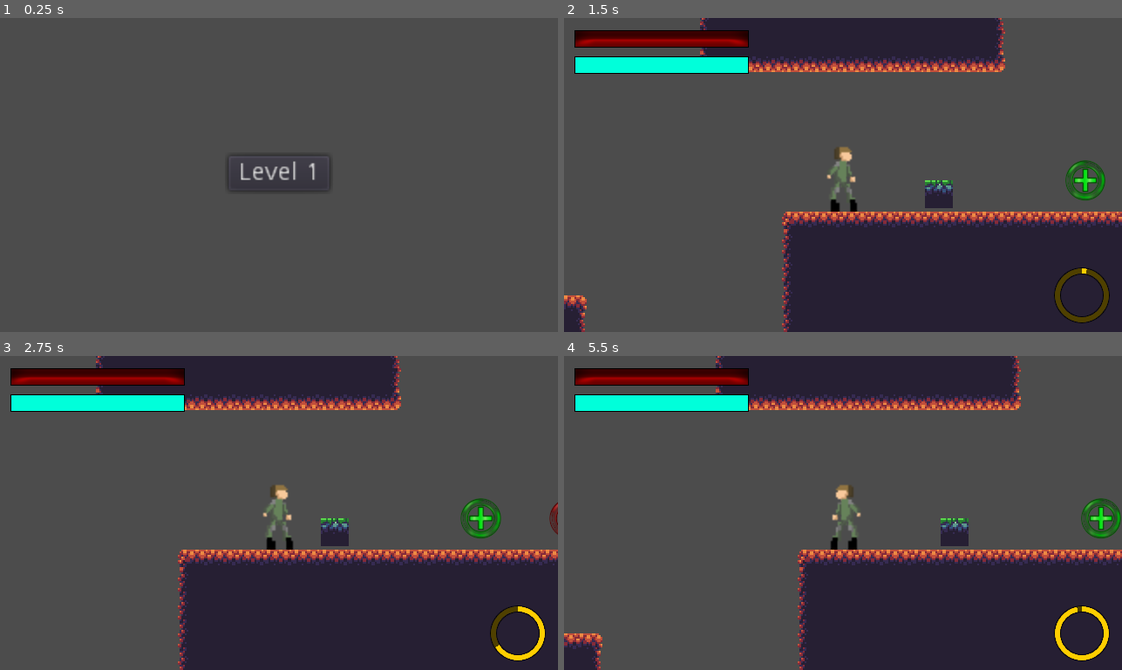
Above: before the commit, frames 1-4 (two rows, left to right).
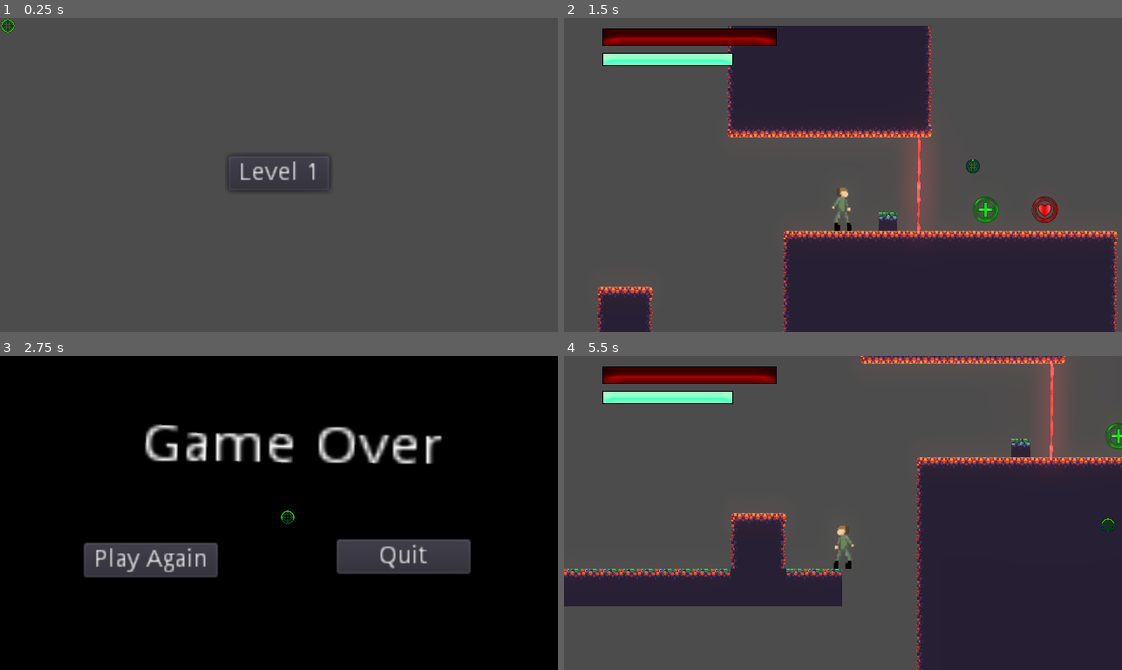
Above: after the commit, the same moments.

Repository: Zoofule/COM_419
Game: Godot game, scene res://Levels/MainScene.tscn
Same seed, same stepped clock (60 frames per second), same inputs: the game is played once before the commit and once after it.
Inputs (mouse positions are in pixels of both pictures, inside the frame that each line leads up to):
- Up to frame 1 (0.25 s): no input
- Up to frame 2 (1.5 s): click "Level 1" at 0.5 s; tap Enter at 1.25 s; move the mouse to (965, 159) at 1.27 s; hold Right (ui_right) from 1.28 s (still down); click (965, 159) at 1.35 s
- Up to frame 3 (2.75 s): tap Up (ui_up) at 1.52 s; release Right (ui_right) at 2 s; drag from (167, 528) to (279, 509) at 2.02 s
- Up to frame 4 (5.5 s): click (714, 560) at 2.75 s, where only the run after the commit has a clickable "Play Again"; click (843, 509) at 3.5 s, where only the run after the commit has a clickable "Level 1"; move the mouse to (898, 443) at 4.27 s; hold Left (ui_left) 4.28-5 s; hold Z (attack) 4.28-5 s; click (898, 443) at 4.55 s; drag from (815, 575) to (1099, 519) at 5.02 s

The runs differ from the first frame. In frame 1, less than 0.1% of the frame differs, in the area x 0-3%, y 0-5%; in frame 2, 27%; in frame 3, 95%, in the area x 0-100%, y 0-100%; in frame 4, 42%.

Commit message:
Commit 1/7/2023
updates

Diff:
--- /dev/null
+++ b/LazerBeam.gd
@@ -0,0 +1,36 @@
+extends RayCast2D
+
+var isCasting := false setget set_is_casting
+export var humanDamage = 1.0
+export var mechDamage = 0.5
+var damage = [humanDamage,mechDamage]
+
+func _physics_process(delta):
+	var castPoint := cast_to
+	force_raycast_update()
+
+	if is_colliding():
+		castPoint = to_local(get_collision_point())
+		if get_collider().is_in_group("Player"):
+			get_collider().damage([1,0.5])
+		castPoint.x -= 5
+	$Line2D.points[1] = castPoint
+	castPoint.length() * 0.5
+
+func set_is_casting(cast : bool) -> void:
+	isCasting = cast
+	if isCasting:
+		appear()
+	else:
+		disappear()
+	set_physics_process(isCasting)
+
+func appear() -> void:
+	$Tween.stop_all()
+	$Tween.interpolate_property($Line2D, "width", 0, 10.0, 0.2)
+	$Tween.start()
+
+func disappear() -> void:
+	$Tween.stop_all()
+	$Tween.interpolate_property($Line2D, "width", 10.0, 0, 0.1)
+	$Tween.start()
--- /dev/null
+++ b/LazerBeam.tres
@@ -0,0 +1,91 @@
+[gd_resource type="ShaderMaterial" load_steps=8 format=2]
+
+[sub_resource type="Shader" id=7]
+code = "shader_type canvas_item;
+uniform sampler2D NOISE_PATTERN1;
+uniform sampler2D NOISE_PATTERN2;
+uniform sampler2D TRANSPARENCY_VARIATION;
+uniform vec2 scroll1 = vec2(-1.0, 0);
+uniform vec2 scroll2 = vec2(-0.2, 0);
+
+uniform vec4 color1 : hint_color;
+uniform vec4 color2 : hint_color;
+uniform float colorMixFactor : hint_range(0, 10) = 1;
+uniform float glowFactor = 2.5;
+
+
+
+uniform float speed : hint_range(0.0, 1.0) = 0.5;
+uniform float xStretch = 1.0;
+uniform float yStretch = 0.1;
+
+uniform float minAlpha = 0.3;
+
+uniform float lazerSize : hint_range(0.0, 1.0) = 0.5;
+uniform float wobbliness : hint_range(0, 1) = 0.1;
+
+void fragment(){
+	vec2 stretchedUV = UV;
+	stretchedUV.x *= xStretch;
+	stretchedUV.y *= yStretch;
+
+	float intensity1 = textureLod(NOISE_PATTERN1, stretchedUV + TIME * scroll1 * speed, 0.0).r;
+	float intensity2 = textureLod(NOISE_PATTERN2, stretchedUV + TIME * scroll2 * speed, 0.0).r;
+	float intensity  = intensity1 * intensity2;
+
+	float centrality = (1.0 - abs(UV.y - 0.5)) * 0.5;
+	if (wobbliness * intensity + (1.0 - wobbliness) * centrality > 1.0 - lazerSize){
+		intensity *= centrality;
+		COLOR = mix(color1, color2, clamp(intensity * colorMixFactor, 0.0, 1.0)) * glowFactor;
+
+		float alpha = textureLod(TRANSPARENCY_VARIATION, stretchedUV + TIME * scroll1 * speed, 0.0).r;
+		COLOR.a = minAlpha + alpha * (1.0 - minAlpha);
+	}
+
+}
+
+
+"
+
+[sub_resource type="OpenSimplexNoise" id=8]
+period = 58.5
+persistence = 0.338
+lacunarity = 4.0
+
+[sub_resource type="NoiseTexture" id=9]
+seamless = true
+bump_strength = 7.3
+noise = SubResource( 8 )
+
+[sub_resource type="OpenSimplexNoise" id=10]
+period = 49.6
+persistence = 0.488
+lacunarity = 0.95
+
+[sub_resource type="NoiseTexture" id=11]
+seamless = true
+noise = SubResource( 10 )
+
+[sub_resource type="OpenSimplexNoise" id=14]
+
+[sub_resource type="NoiseTexture" id=15]
+seamless = true
+noise = SubResource( 14 )
+
+[resource]
+shader = SubResource( 7 )
+shader_param/scroll1 = Vector2( -1, 0 )
+shader_param/scroll2 = Vector2( -0.2, 0 )
+shader_param/color1 = Color( 1, 0, 0, 1 )
+shader_param/color2 = Color( 1, 1, 1, 1 )
+shader_param/colorMixFactor = 0.722
+shader_param/glowFactor = 4.327
+shader_param/speed = 0.85
+shader_param/xStretch = 1.143
+shader_param/yStretch = 0.1
+shader_param/minAlpha = 0.399
+shader_param/lazerSize = 0.591
+shader_param/wobbliness = 0.17
+shader_param/NOISE_PATTERN1 = SubResource( 9 )
+shader_param/NOISE_PATTERN2 = SubResource( 11 )
+shader_param/TRANSPARENCY_VARIATION = SubResource( 15 )
--- /dev/null
+++ b/LazerBeam.tscn
@@ -0,0 +1,69 @@
+[gd_scene load_steps=11 format=2]
+
+[ext_resource path="res://LazerBeam.gd" type="Script" id=1]
+[ext_resource path="res://LazerBeam.tres" type="Material" id=2]
+
+[sub_resource type="GradientTexture" id=13]
+
+[sub_resource type="Gradient" id=1]
+offsets = PoolRealArray( 0, 0.0129032, 0.709677, 0.987097 )
+colors = PoolColorArray( 0, 0, 0, 1, 1, 1, 1, 1, 1, 1, 1, 1, 1, 1, 1, 0 )
+
+[sub_resource type="GradientTexture" id=2]
+gradient = SubResource( 1 )
+
+[sub_resource type="Curve" id=3]
+_data = [ Vector2( 0, 1 ), 0.0, 0.0, 0, 0, Vector2( 0.533708, 1 ), 0.0, 0.0, 0, 0, Vector2( 1, 0.0147727 ), 0.728911, 0.0, 0, 0 ]
+
+[sub_resource type="CurveTexture" id=4]
+curve = SubResource( 3 )
+
+[sub_resource type="ParticlesMaterial" id=5]
+lifetime_randomness = 0.3
+emission_shape = 4
+emission_point_count = 1
+flag_disable_z = true
+gravity = Vector3( 0, 0, 0 )
+initial_velocity = 120.0
+orbit_velocity = 0.0
+orbit_velocity_random = 0.0
+scale_curve = SubResource( 4 )
+color_ramp = SubResource( 2 )
+
+[sub_resource type="ViewportTexture" id=6]
+
+[sub_resource type="Environment" id=16]
+background_mode = 4
+glow_enabled = true
+glow_intensity = 7.73
+glow_strength = 0.53
+glow_hdr_threshold = 0.0
+glow_hdr_luminance_cap = 18.06
+glow_hdr_scale = 0.36
+glow_bicubic_upscale = true
+
+[node name="LazerBeam" type="RayCast2D"]
+cast_to = Vector2( 1000, 0 )
+collision_mask = 3
+script = ExtResource( 1 )
+
+[node name="Tween" type="Tween" parent="."]
+
+[node name="Line2D" type="Line2D" parent="."]
+material = ExtResource( 2 )
+rotation = 0.00865236
+points = PoolVector2Array( 0, 0, 50, 0 )
+default_color = Color( 1, 0, 0, 0 )
+texture = SubResource( 13 )
+texture_mode = 2
+joint_mode = 2
+begin_cap_mode = 2
+end_cap_mode = 2
+round_precision = 7
+
+[node name="Particles2D" type="Particles2D" parent="."]
+process_material = SubResource( 5 )
+texture = SubResource( 6 )
+
+[node name="WorldEnvironment" type="WorldEnvironment" parent="."]
+environment = SubResource( 16 )
--- a/Levels/MainScene.tscn
+++ b/Levels/MainScene.tscn
@@ -106,9 +106,6 @@
 
 [node name="Main2D" type="Node2D" parent="."]
 
-[node name="Camera2D" type="Camera2D" parent="Main2D"]
-position = Vector2( 160, 90 )
-
 [node name="GrappleCooldownTimer" type="Timer" parent="."]
 wait_time = 2.0
 one_shot = true
--- a/Levels/Pause.gd
+++ b/Levels/Pause.gd
@@ -5,10 +5,15 @@
 		var pauseState = not get_tree().paused
 		get_tree().paused = pauseState
 		visible = pauseState
+		if(pauseState):
+			Input.set_mouse_mode(Input.MOUSE_MODE_VISIBLE)
+		else:
+			Input.set_mouse_mode(Input.MOUSE_MODE_HIDDEN)
 
 
 func _on_resume_pressed():
 	get_tree().paused = false
+	Input.set_mouse_mode(Input.MOUSE_MODE_HIDDEN)
 	visible = false
 
 
--- a/Levels/StageOne.tscn
+++ b/Levels/StageOne.tscn
@@ -9,6 +9,7 @@
 [ext_resource path="res://prefab/ChargePickup.tscn" type="PackedScene" id=7]
 [ext_resource path="res://prefab/Turret.tscn" type="PackedScene" id=8]
 [ext_resource path="res://prefab/SmallMovableBlock.tscn" type="PackedScene" id=9]
+[ext_resource path="res://LazerBeam.tscn" type="PackedScene" id=10]
 
 [sub_resource type="RectangleShape2D" id=1]
 extents = Vector2( 1100, 70 )
@@ -59,4 +60,8 @@
 [node name="SmallMovableBlock" parent="." instance=ExtResource( 9 )]
 position = Vector2( 442, 22 )
 
+[node name="LazerBeam" parent="." instance=ExtResource( 10 )]
+position = Vector2( 469, -44 )
+rotation = 1.5708
+
 [connection signal="area_entered" from="deathPit" to="player" method="death"]
--- a/prefab/Camera2D.gd
+++ b/prefab/Camera2D.gd
@@ -3,10 +3,25 @@
 
 
 var facing = 0
-var targetNode
+export (NodePath) var targetPath = null
+var target
 var dragging = false
 var mouseStartPos
 var screenStartPos
+var lerpSpeed = 0.01
+onready var top = $"../posTop"
+onready var bottom = $"../posBottom"
+onready var left = $"../posLeft"
+onready var right = $"../posRight"
+
+func _ready():
+	target = get_node(targetPath)
+
+
+func _process(delta):
+	_set_camera_limits()
+	if(!dragging && target != null):
+		self.global_position = lerp(self.global_position, target.global_position, lerpSpeed)
 
 
 func _input(event):
@@ -19,3 +34,13 @@
 			dragging = false
 	elif event is InputEventMouseMotion and dragging:
 		position = zoom * (mouseStartPos - event.position) + screenStartPos
+
+
+
+func _set_camera_limits():
+	var x = get_viewport_rect().size.x*zoom.x
+	var y = get_viewport_rect().size.y*zoom.y
+	limit_bottom = top.global_position.y + y - offset_v
+	limit_top = bottom.global_position.y - y + offset_v
+	limit_left = right.global_position.x - x + offset_h
+	limit_right = left.global_position.x + x - offset_h
--- a/prefab/ChargeBar.tscn
+++ b/prefab/ChargeBar.tscn
@@ -16,8 +16,9 @@
 margin_bottom = -130.0
 size_flags_horizontal = 5
 size_flags_vertical = 5
+value = 50.0
 texture_under = ExtResource( 2 )
 texture_over = ExtResource( 1 )
 texture_progress = ExtResource( 2 )
-tint_under = Color( 0.164706, 0.282353, 0.286275, 1 )
-tint_progress = Color( 0, 1, 0.858824, 1 )
+tint_under = Color( 0.164706, 0.286275, 0.196078, 1 )
+tint_progress = Color( 0.780392, 1, 0.776471, 1 )
--- a/prefab/HUD.tscn
+++ b/prefab/HUD.tscn
@@ -1,9 +1,10 @@
-[gd_scene load_steps=5 format=2]
+[gd_scene load_steps=6 format=2]
 
 [ext_resource path="res://prefab/HealthBar.tscn" type="PackedScene" id=1]
 [ext_resource path="res://prefab/ChargeBar.tscn" type="PackedScene" id=2]
 [ext_resource path="res://prefab/CircleProgressBar.tscn" type="PackedScene" id=3]
 [ext_resource path="res://prefab/CircleProgressBar.gd" type="Script" id=4]
+[ext_resource path="res://prefab/mouseCursor.tscn" type="PackedScene" id=5]
 
 [node name="HUD" type="Node2D"]
 
@@ -14,21 +15,34 @@
 anchor_top = 0.04
 anchor_right = 0.02
 anchor_bottom = 0.04
-margin_right = 500.0
-margin_bottom = 50.0
+margin_left = 15.6
+margin_top = -1.2
+margin_right = 515.6
+margin_bottom = 48.8
 rect_scale = Vector2( 0.2, 0.2 )
 
 [node name="HealthBar2" parent="CanvasLayer" instance=ExtResource( 2 )]
 anchor_left = 0.02
 anchor_top = 0.12
+margin_left = 15.6
+margin_top = -1.6
+margin_right = 202.0
+margin_bottom = -107.0
+rect_scale = Vector2( 0.15, 0.15 )
+
+[node name="ChargeUseRate" parent="CanvasLayer" instance=ExtResource( 2 )]
+visible = false
+modulate = Color( 0.12549, 0.364706, 1, 1 )
+show_behind_parent = true
+anchor_left = 0.02
+anchor_top = 0.12
+margin_left = -0.4
+margin_top = 85.4
+margin_right = 181.0
+margin_bottom = -23.0
+rect_rotation = -89.9305
 rect_scale = Vector2( 0.2, 0.2 )
-
-[node name="GrappleCooldownPB" parent="CanvasLayer" instance=ExtResource( 3 )]
-margin_left = 281.0
-margin_top = 143.0
-margin_right = 345.0
-margin_bottom = 207.0
-rect_scale = Vector2( 0.5, 0.5 )
+script = null
 
 [node name="MechHoverTimer" parent="CanvasLayer" instance=ExtResource( 3 )]
 margin_left = 249.0
@@ -40,3 +54,5 @@
 tint_under = Color( 0.313726, 0, 0.192157, 1 )
 tint_progress = Color( 0.552941, 0, 0, 1 )
 script = ExtResource( 4 )
+
+[node name="mouse" parent="CanvasLayer" instance=ExtResource( 5 )]
--- a/prefab/HealthBar.tscn
+++ b/prefab/HealthBar.tscn
@@ -16,6 +16,7 @@
 margin_bottom = -130.0
 size_flags_horizontal = 5
 size_flags_vertical = 5
+value = 50.0
 texture_under = ExtResource( 2 )
 texture_over = ExtResource( 1 )
 texture_progress = ExtResource( 2 )
--- a/prefab/SmallMovableBlock.tscn
+++ b/prefab/SmallMovableBlock.tscn
@@ -6,12 +6,15 @@
 [sub_resource type="RectangleShape2D" id=1]
 extents = Vector2( 9, 9 )
 
+[sub_resource type="RectangleShape2D" id=2]
+extents = Vector2( 9, 9 )
+
+[sub_resource type="RectangleShape2D" id=3]
+extents = Vector2( 8, 8 )
+
 [node name="SmallMovableBlock" type="KinematicBody2D" groups=["movableBlock"]]
-collision_layer = 128
+collision_layer = 129
 script = ExtResource( 2 )
-
-[node name="CollisionShape2D" type="CollisionShape2D" parent="."]
-shape = SubResource( 1 )
 
 [node name="Sprite" type="Sprite" parent="."]
 texture = ExtResource( 1 )
@@ -27,9 +30,12 @@
 
 [node name="stopMovement" type="Area2D" parent="." groups=["MovableBlock"]]
 collision_layer = 0
-collision_mask = 2
+collision_mask = 18
 
 [node name="CollisionShape2D" type="CollisionShape2D" parent="stopMovement"]
-shape = SubResource( 1 )
+shape = SubResource( 2 )
+
+[node name="CollisionShape2D" type="CollisionShape2D" parent="."]
+shape = SubResource( 3 )
 
 [connection signal="body_entered" from="stopMovement" to="." method="_on_stopMovement_body_entered"]
--- a/prefab/Turret.gd
+++ b/prefab/Turret.gd
@@ -3,7 +3,7 @@
 signal startTimer()
 
 export var rotateSpeed := 90.0
-onready var ray = $pointer/RayCast2D
+onready var ray = $pointer/LazerBeam
 onready var pointer = $pointer
 onready var shotPosition = $pointer/Position2D
 onready var shotTimer = $shotTimer
--- a/prefab/Turret.tscn
+++ b/prefab/Turret.tscn
@@ -1,8 +1,9 @@
-[gd_scene load_steps=8 format=2]
+[gd_scene load_steps=9 format=2]
 
 [ext_resource path="res://textures/Sentry_alert.png" type="Texture" id=1]
 [ext_resource path="res://textures/Sentry_searching.png" type="Texture" id=2]
 [ext_resource path="res://prefab/Turret.gd" type="Script" id=3]
+[ext_resource path="res://LazerBeam.tscn" type="PackedScene" id=4]
 
 [sub_resource type="RectangleShape2D" id=1]
 extents = Vector2( 11.5, 15 )
@@ -112,12 +113,6 @@
 collision_mask = 0
 script = ExtResource( 3 )
 
-[node name="AlertSprite" type="Sprite" parent="."]
-visible = false
-texture = ExtResource( 1 )
-hframes = 3
-vframes = 4
-
 [node name="CollisionShape2D" type="CollisionShape2D" parent="."]
 visible = false
 position = Vector2( -1.5, 0 )
@@ -135,19 +130,22 @@
 
 [node name="pointer" type="Node2D" parent="."]
 
-[node name="RayCast2D" type="RayCast2D" parent="pointer"]
-position = Vector2( 0, -7 )
-enabled = true
-cast_to = Vector2( -300, 0 )
-collision_mask = 17
-collide_with_areas = true
+[node name="Position2D" type="Position2D" parent="pointer"]
+position = Vector2( -18, -7.5 )
 
-[node name="Position2D" type="Position2D" parent="pointer"]
-position = Vector2( -11, -7 )
+[node name="LazerBeam" parent="pointer" instance=ExtResource( 4 )]
+position = Vector2( -18, -7.5 )
+rotation = 3.14159
 
 [node name="shotTimer" type="Timer" parent="."]
 wait_time = 0.5
 one_shot = true
 
+[node name="AlertSprite" type="Sprite" parent="."]
+visible = false
+texture = ExtResource( 1 )
+hframes = 3
+vframes = 4
+
 [connection signal="startTimer" from="." to="shotTimer" method="start"]
 [connection signal="timeout" from="shotTimer" to="." method="_on_shotTimer_timeout"]
--- /dev/null
+++ b/prefab/mouseCursor.gd
@@ -0,0 +1,8 @@
+extends Node2D
+
+func _ready():
+	Input.set_mouse_mode(Input.MOUSE_MODE_HIDDEN)
+
+func _process(delta):
+	global_position = get_global_mouse_position()
+	pass
--- /dev/null
+++ b/prefab/mouseCursor.tscn
@@ -0,0 +1,68 @@
+[gd_scene load_steps=6 format=2]
+
+[ext_resource path="res://textures/circleProgressBorder.png" type="Texture" id=1]
+[ext_resource path="res://textures/circleProgressFill.png" type="Texture" id=2]
+[ext_resource path="res://prefab/mouseCursor.gd" type="Script" id=3]
+[ext_resource path="res://prefab/CircleProgressBar.gd" type="Script" id=4]
+[ext_resource path="res://Asset/visual assets/spriteSheets/crosshair.png" type="Texture" id=5]
+
+[node name="Node2D" type="Node2D"]
+script = ExtResource( 3 )
+
+[node name="cursor3" type="TextureProgress" parent="."]
+visible = false
+margin_right = 64.0
+margin_bottom = 64.0
+rect_scale = Vector2( 0.125, 0.125 )
+mouse_filter = 2
+value = 100.0
+texture_under = ExtResource( 2 )
+texture_over = ExtResource( 1 )
+texture_progress = ExtResource( 2 )
+fill_mode = 8
+tint_under = Color( 0, 0.243137, 0.254902, 1 )
+tint_progress = Color( 1, 0, 0, 1 )
+
+[node name="redCursor" type="Sprite" parent="cursor3"]
+modulate = Color( 1, 0, 0, 1 )
+position = Vector2( 32, 32 )
+scale = Vector2( 0.16, 0.16 )
+texture = ExtResource( 5 )
+
+[node name="cursor2" type="TextureProgress" parent="."]
+margin_right = 64.0
+margin_bottom = 64.0
+rect_scale = Vector2( 0.125, 0.125 )
+mouse_filter = 2
+value = 100.0
+texture_under = ExtResource( 2 )
+texture_over = ExtResource( 1 )
+texture_progress = ExtResource( 2 )
+fill_mode = 8
+tint_under = Color( 0, 0.243137, 0.254902, 1 )
+tint_progress = Color( 0.188235, 0.713726, 0, 1 )
+
+[node name="greenCursor" type="Sprite" parent="cursor2"]
+modulate = Color( 0, 1, 0.0156863, 1 )
+position = Vector2( 32, 32 )
+scale = Vector2( 0.16, 0.16 )
+texture = ExtResource( 5 )
+
+[node name="Control" type="Control" parent="."]
+margin_right = 40.0
+margin_bottom = 40.0
+mouse_filter = 2
+
+[node name="cursor" type="TextureProgress" parent="Control"]
+visible = false
+margin_right = 64.0
+margin_bottom = 64.0
+rect_scale = Vector2( 0.125, 0.125 )
+mouse_filter = 2
+texture_under = ExtResource( 2 )
+texture_over = ExtResource( 1 )
+texture_progress = ExtResource( 2 )
+fill_mode = 8
+tint_under = Color( 0, 0.243137, 0.254902, 1 )
+tint_progress = Color( 0.188235, 0.713726, 0, 1 )
+script = ExtResource( 4 )
--- a/prefab/player.tscn
+++ b/prefab/player.tscn
@@ -12,7 +12,7 @@
 extents = Vector2( 17, 28.5 )
 
 [sub_resource type="RectangleShape2D" id=1]
-extents = Vector2( 9, 18.5 )
+extents = Vector2( 8, 18.5 )
 
 [sub_resource type="RectangleShape2D" id=8]
 extents = Vector2( 19, 28 )
@@ -21,7 +21,7 @@
 extents = Vector2( 25, 21.5 )
 
 [node name="player" type="KinematicBody2D" groups=["Player"]]
-position = Vector2( 51, 0 )
+position = Vector2( 52, 2 )
 collision_layer = 2
 collision_mask = 137
 script = ExtResource( 4 )
@@ -88,18 +88,6 @@
 shape = SubResource( 6 )
 disabled = true
 
-[node name="humanTop" type="Position2D" parent="Human"]
-position = Vector2( 0, -16 )
-
-[node name="humanBottom" type="Position2D" parent="Human"]
-position = Vector2( 0, 20 )
-
-[node name="humanLeft" type="Position2D" parent="Human"]
-position = Vector2( -11, 0 )
-
-[node name="humanRight" type="Position2D" parent="Human"]
-position = Vector2( 7, 0 )
-
 [node name="SM" type="Node2D" parent="."]
 position = Vector2( 0, 67 )
 script = ExtResource( 6 )
@@ -125,12 +113,32 @@
 [node name="Camera2D" type="Camera2D" parent="."]
 modulate = Color( 0.941176, 0.941176, 0.941176, 1 )
 current = true
-smoothing_speed = 8.0
+zoom = Vector2( 1.5, 1.5 )
+limit_smoothed = true
+smoothing_speed = 7.0
+offset_v = -1.0
+drag_margin_left = 0.15
+drag_margin_top = 0.3
+drag_margin_right = 0.15
+drag_margin_bottom = 0.3
 editor_draw_limits = true
 editor_draw_drag_margin = true
 script = ExtResource( 3 )
+targetPath = NodePath("../Human")
 
 [node name="shiftTween" type="Tween" parent="Camera2D"]
+
+[node name="posTop" type="Position2D" parent="."]
+position = Vector2( 1, -38 )
+
+[node name="posBottom" type="Position2D" parent="."]
+position = Vector2( 1, 23 )
+
+[node name="posLeft" type="Position2D" parent="."]
+position = Vector2( -19, 0 )
+
+[node name="posRight" type="Position2D" parent="."]
+position = Vector2( 23, 0 )
 
 [connection signal="groundedUpdate" from="." to="Camera2D" method="_on_player_groundedUpdate"]
 [connection signal="startRechargeTimer" from="." to="mechRechargeTimer" method="start"]
--- a/project.godot
+++ b/project.godot
@@ -64,6 +64,8 @@
 window/size/height=180
 window/size/test_width=1280
 window/size/test_height=720
+mouse_cursor/custom_image="res://Asset/visual assets/spriteSheets/crosshair.png"
+mouse_cursor/custom_image_hotspot=Vector2( 16, 16 )
 window/stretch/mode="2d"
 window/stretch/aspect="keep"
 
@@ -167,6 +169,11 @@
 "events": [ Object(InputEventMouseButton,"resource_local_to_scene":false,"resource_name":"","device":0,"alt":false,"shi …(212 unchanged characters)…
  ]
 }
+rightMouse={
+"deadzone": 0.5,
+"events": [ Object(InputEventMouseButton,"resource_local_to_scene":false,"resource_name":"","device":0,"alt":false,"shift":false,"control":false,"meta":false,"command":false,"button_mask":0,"position":Vector2( 0, 0 ),"global_position":Vector2( 0, 0 ),"factor":1.0,"button_index":2,"pressed":false,"doubleclick":false,"script":null)
+ ]
+}
 
 [layer_names]
 
--- a/scripts/Global.gd
+++ b/scripts/Global.gd
@@ -30,6 +30,7 @@
 var isHovering = false #mech hovering
 var canHover = true
 var holdingObject = null
+var releaseGrapple = false
 
 # Called when the node enters the scene tree for the first time.
 func _ready():
--- a/scripts/Grapple.gd
+++ b/scripts/Grapple.gd
@@ -8,9 +8,10 @@
 var collision = null
 var parent = get_parent()
 var moveBlock = false
+var block
 
 
-const SPEED = 150	# The speed with which the chain moves
+const SPEED = 600	# The speed with which the chain moves
 
 
 # shoot() shoots the chain in a given direction
@@ -23,7 +24,8 @@
 func release() -> void:
 	moveBlock = false
 	Global.holdingObject = null
-	moveBlock = false
+	if(block is MovableBlock):
+		block.velocity = Vector2(0, Global.gravity)
 	Global.flying = false	# Not flying anymore
 	Global.hooked = false	# Not attached anymore
 
@@ -50,8 +52,8 @@
 			collision = $Tip.get_slide_collision(i)
 			print(collision)
 			if moveBlock:
-				Global.hooked = false	# Got something!
-				Global.flying = true	# Not flying anymore
+				Global.hooked = false
+				Global.flying = true
 			else:
 				Global.hooked = true	# Got something!
 				Global.flying = false	# Not flying anymore
@@ -60,9 +62,10 @@
 
 func _on_Area2D_body_entered(body):
 	if body is MovableBlock:
+		block = body
 		moveBlock = true
 		direction = -direction
 		body.set_velocity(direction*SPEED)
-		body.isMoving = true
 		Global.flying = true
 		Global.hooked = false
+		Global.releaseGrapple = true
--- a/scripts/MainScene.gd
+++ b/scripts/MainScene.gd
@@ -10,7 +10,7 @@
 onready var main2D : Node2D = $Main2D
 onready var camera : Camera2D = $Main2D/Camera2D
 onready var grappleCooldownTimer = $GrappleCooldownTimer
-onready var grappleCooldownTexture = $HUD/HUD/CanvasLayer/GrappleCooldownPB
+onready var grappleCooldownTexture = $HUD/HUD/CanvasLayer/mouse/Control/cursor
 onready var hoverTimer = $MechHoverTimer
 onready var hoverCooldownTimer = $MechHoverCooldownTimer
 onready var hoverTimerTexture = $HUD/HUD/CanvasLayer/MechHoverTimer
@@ -100,6 +100,7 @@
 	if get_tree().paused:
 		$Menu/CanvasLayer/Pause._on_resume_pressed()
 
+
 func _on_save_pressed():
 	Global.saveData(Global.SAVE_PATH)
 
--- a/scripts/PlayerSM.gd
+++ b/scripts/PlayerSM.gd
@@ -70,7 +70,7 @@
 		if event.is_action("leftMouse"):
 			if Global.hasGrapple == true && Global.mechState == 0:
 				var target = parent.get_global_mouse_position()
-				if event.pressed:
+				if event.pressed && Global.releaseGrapple != true:
 					# We clicked the mouse -> shoot()
 					#parent.hookPosition = event.position - parent.viewportSize * 0.5
 					parent.hookPosition = parent.global_position.direction_to(target)
@@ -80,10 +80,8 @@
 				else:
 					# We released the mouse -> release()
 					if Global.hooked || Global.flying:
-						parent.grapple.release()
-						Global.emit_signal("startGrappleCooldown")
-						Global.hasGrapple = false
-						parent.currentRopeLength = 0
+						parent.releaseGrapple()
+
 	#toggle mech mode
 	if event.is_action_pressed("toggle") and Global.hasMech == true:
 		parent._toggle_mech()
--- a/scripts/SmallMovableBlock.gd
+++ b/scripts/SmallMovableBlock.gd
@@ -1,10 +1,12 @@
 extends KinematicBody2D
 class_name MovableBlock
+signal releaseGrapple()
+
 
 var velocity = Vector2.ZERO
-var isMoving = false
 
 func _physics_process(delta):
+	velocity.y += Global.gravity
 	move_and_slide(velocity)
 
 
@@ -14,6 +16,5 @@
 
 func _on_stopMovement_body_entered(body):
 	Global.holdingObject = null
+	body.releaseGrapple()
 	velocity = Vector2.ZERO
-	velocity.y = Global.gravity
-	isMoving = false
--- a/scripts/player.gd
+++ b/scripts/player.gd
@@ -10,8 +10,8 @@
 
 var velocity = Vector2()
 var chainVelocity := Vector2(0,0)
-var walkSpeed = 45
-var runSpeed = 90
+var walkSpeed = 125
+var runSpeed = 175
 var playerSpeed = 0
 var isGrounded = false
 var wasGrounded = false
@@ -23,9 +23,9 @@
 var recharging = false
 var facingDirection = 1
 
-const JUMP_POWER = [-250,-350] #human, mech
+const JUMP_POWER = [-250,-300] #human, mech
 const FLOOR = Vector2(0,-1)
-const CHAIN_PULL = 100
+const CHAIN_PULL = 400
 const MECH = preload("res://prefab/Mech.tscn")
 const isPlayer = true
 
@@ -68,9 +68,6 @@
 
 	wasGrounded = isGrounded
 	isGrounded = is_on_floor()
-
-	if (wasGrounded == null || isGrounded != wasGrounded):
-		emit_signal("groundedUpdate", isGrounded)
 
 	if wasGrounded == null || wasGrounded != isGrounded:
 		Global.emit_signal("groundedUpdate", isGrounded)
@@ -127,3 +124,11 @@
 	Global.UpdateHealth(Global.curLife[1] + 1, 1)
 func death(_area = null):
 	Global.emit_signal("deathScreen")
+
+func releaseGrapple():
+	print("release grapple")
+	grapple.release()
+	Global.releaseGrapple = false
+	Global.emit_signal("startGrappleCooldown")
+	Global.hasGrapple = false
+	currentRopeLength = 0
Binary file added: Asset/visual assets/spriteSheets/crosshair.png
Not shown, added: Asset/visual assets/spriteSheets/crosshair.png.import
Not shown: 1 places in Levels/StageOne.tscn that only renumber resources
Not shown: 1 places in prefab/SmallMovableBlock.tscn that only renumber resources
Binary file added: textures/tileset_1.png
Not shown, added: textures/tileset_1.png.import
